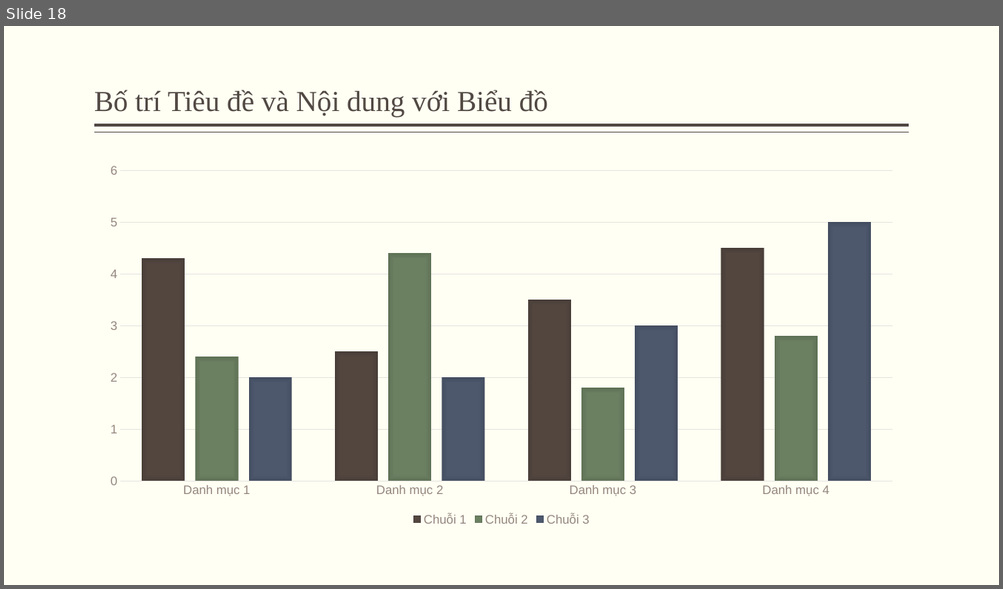
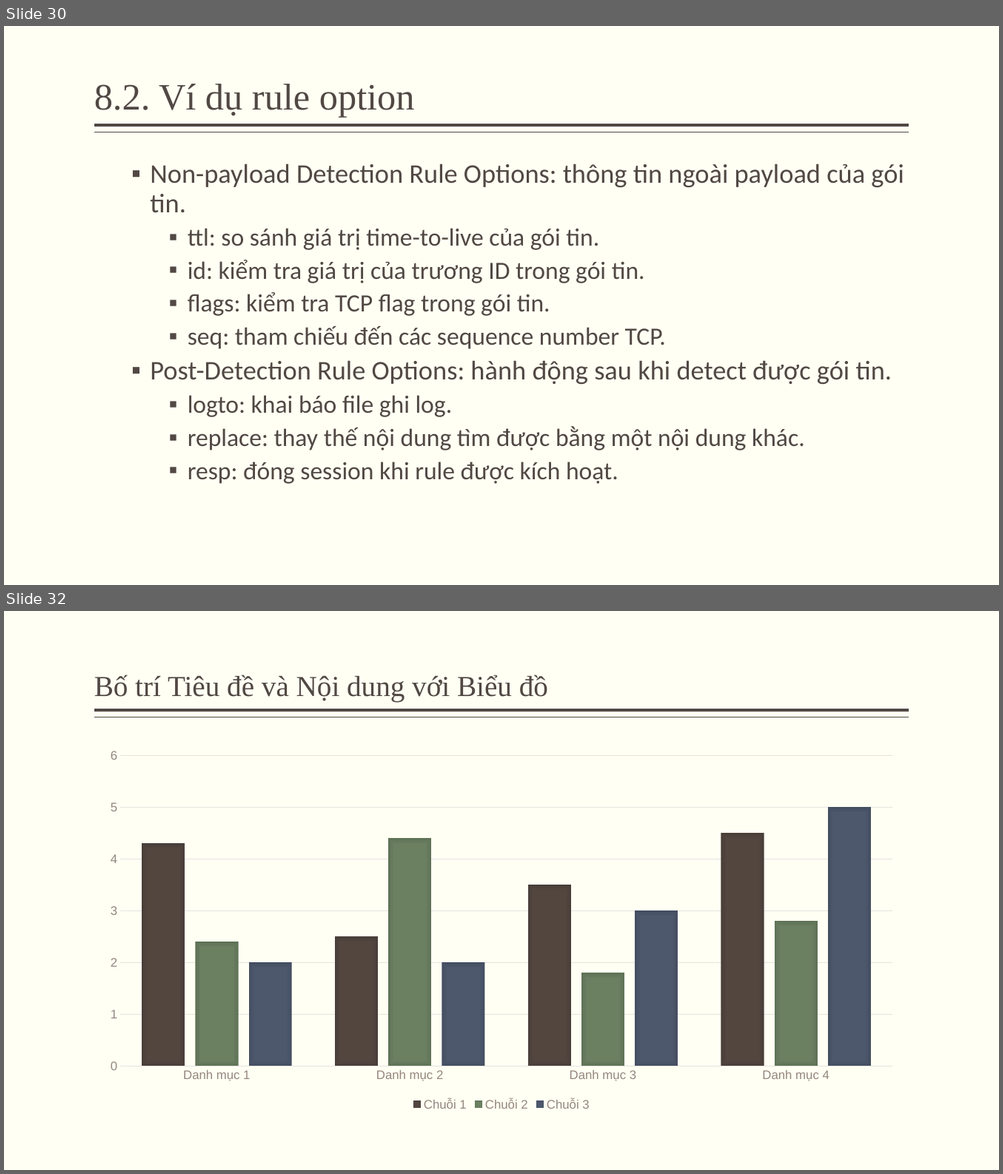
Before and after one commit to minhquan1418/do_an_ATMNC, a slide deck: silde.pptx. Shown one above the other, each under a label of ours: slide 18 before the commit, slides 30 and 32 after it; the slides between them are not shown. The pictures are 1003x589 and 1003x1174 pixels, drawn with LibreOffice and Linux fonts; fonts in the diff are those of the drawing. Boxes give left, top, right and bottom in pixels: in the first picture for what was removed or moved away, otherwise in the second. Text is boxed around its words. In the diff, an @@ line names an element or a change of style, - is before the commit and + after.

```diff
--- a/silde.pptx
+++ b/silde.pptx
@@ slide 30 added at [4,26,999,585], background #FFFFF3; not listed: 2 template elements that a slide beside it also shows @@
@@ title added at [94,84,415,117], 36 pt, text #514843 @@
+8.2. Ví dụ rule option
@@ text added at [150,164,903,484], 24 pt, text #514843 @@
+  ▪ Non-payload Detection Rule Options: thông tin ngoài payload của gói tin.
+    ▪ ttl: so sánh giá trị time-to-live của gói tin.
+    ▪ id: kiểm tra giá trị của trương ID trong gói tin.
+    ▪ flags: kiểm tra TCP flag trong gói tin.
+    ▪ seq: tham chiếu đến các sequence number TCP.
+  ▪ Post-Detection Rule Options: hành động sau khi detect được gói tin.
+    ▪ logto: khai báo file ghi log.
+    ▪ replace: thay thế nội dung tìm được bằng một nội dung khác.
+    ▪ resp: đóng session khi rule được kích hoạt.
@@ what was slide 18 is now slide 32 @@
```
Also in this commit, not shown: 3 slides changed, 17 other slides added, 4 slides removed, 1 other file.
